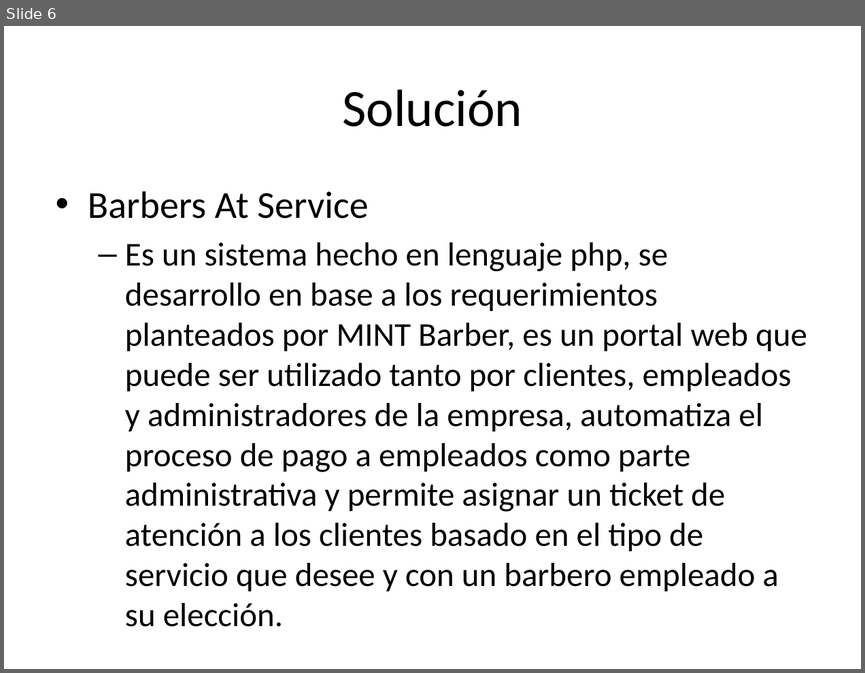
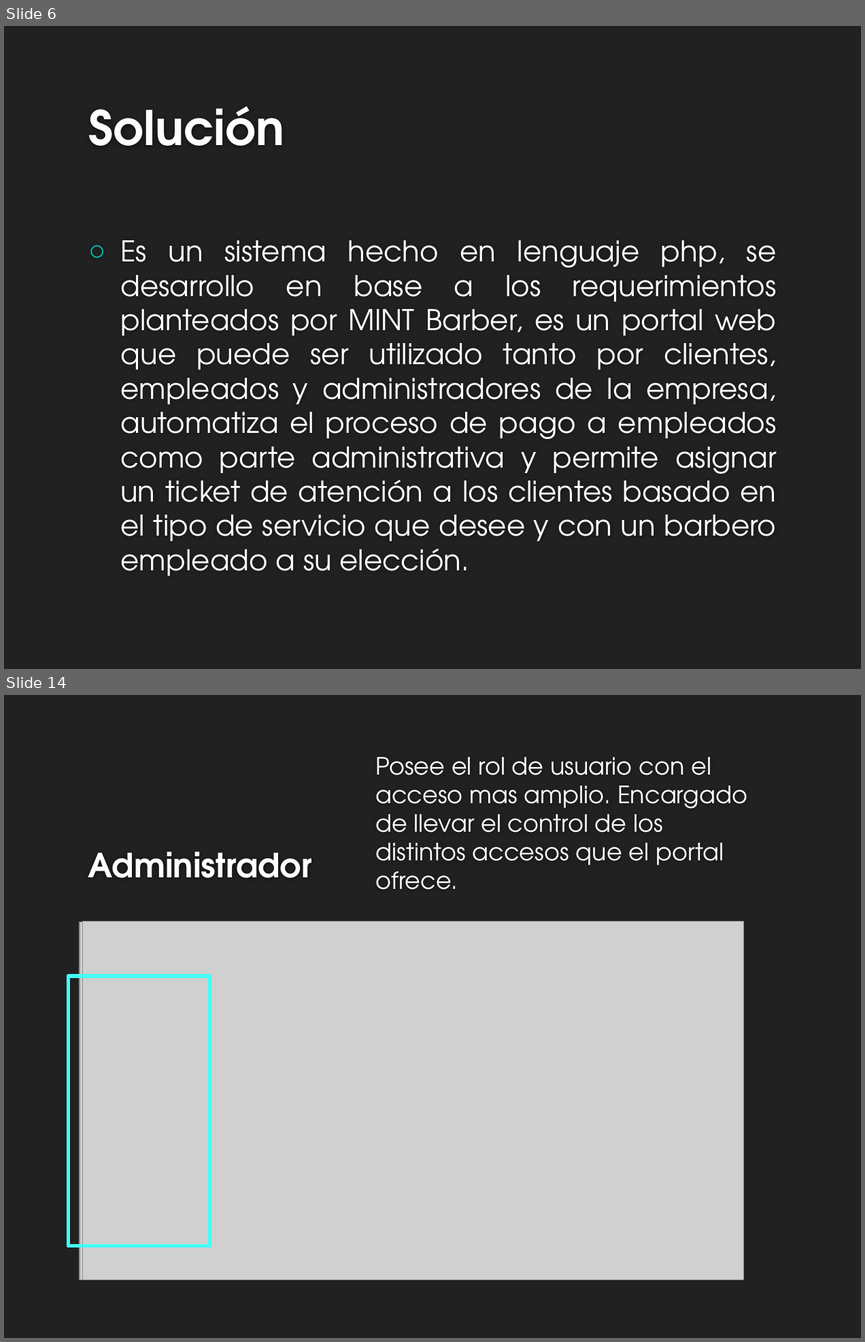
Before and after one commit to esalazarmasaya/BarbersAtService, a slide deck: Presentación Barbers at Service.pptx. Shown one above the other, each under a label of ours: slide 6 before the commit, slides 6 and 14 after it; the slides between them are not shown. The pictures are 865x673 and 865x1342 pixels, drawn with LibreOffice and Linux fonts; fonts in the diff are those of the drawing; grey boxes stand for pictures; background and template pictures are left out. Boxes give left, top, right and bottom in pixels: in the first picture for what was removed or moved away, otherwise in the second. Text is boxed around its words. In the diff, an @@ line names an element or a change of style, - is before the commit and + after.

Commit message:
Como va ;)

```diff
--- a/Presentación Barbers at Service.pptx
+++ b/Presentación Barbers at Service.pptx
@@ slide 14 added at (x1=4, y1=695, x2=861, y2=1338), background #212121 @@
@@ text added at (x1=375, y1=757, x2=747, y2=889), 20 pt, text #FFFFFF @@
+Posee el rol de usuario con el acceso mas amplio. Encargado de llevar el control de los distintos accesos que el portal ofrece.
@@ title added at (x1=88, y1=851, x2=312, y2=878), 28 pt, text #FEFEFE, bold @@
+Administrador
@@ picture added at (x1=79, y1=922, x2=742, y2=1279) @@
@@ picture added at (x1=83, y1=921, x2=743, y2=1279) @@
@@ rectangle added at (x1=68, y1=976, x2=209, y2=1246), outline #44FFF5 3 pt @@
@@ slide 6 changed as well @@
@@ background #FFFFFF to #212121 @@
@@ title "Solución" moved from (x1=342, y1=89, x2=522, y2=127) to (x1=88, y1=106, x2=284, y2=146) @@
@@ title "Solución" at (x1=88, y1=106, x2=284, y2=146): size 44 to 40 pt, font Calibri to TeX Gyre Adventor, text colour #000000 to #FEFEFE, bold on; alignment centre to left; vertical alignment middle to bottom @@
@@ text at (x1=88, y1=191, x2=368, y2=218): paragraph removed @@
-• Barbers At Service
@@ text "Es un sistema hecho en ..." moved from (x1=88, y1=191, x2=807, y2=591) to (x1=120, y1=240, x2=776, y2=575) @@
@@ text "Es un sistema hecho en ..." at (x1=120, y1=240, x2=776, y2=575): size 28 to 24 pt, font Calibri to TeX Gyre Adventor, text colour #000000 to #FFFFFF; alignment left to justified; bullet – to ○; list level 2 to 1 in "Es un sistema hecho en ..."; vertical alignment top to middle @@
```
Also in this commit, not shown: 5 other slides changed, 8 other slides added, 8 other files.
